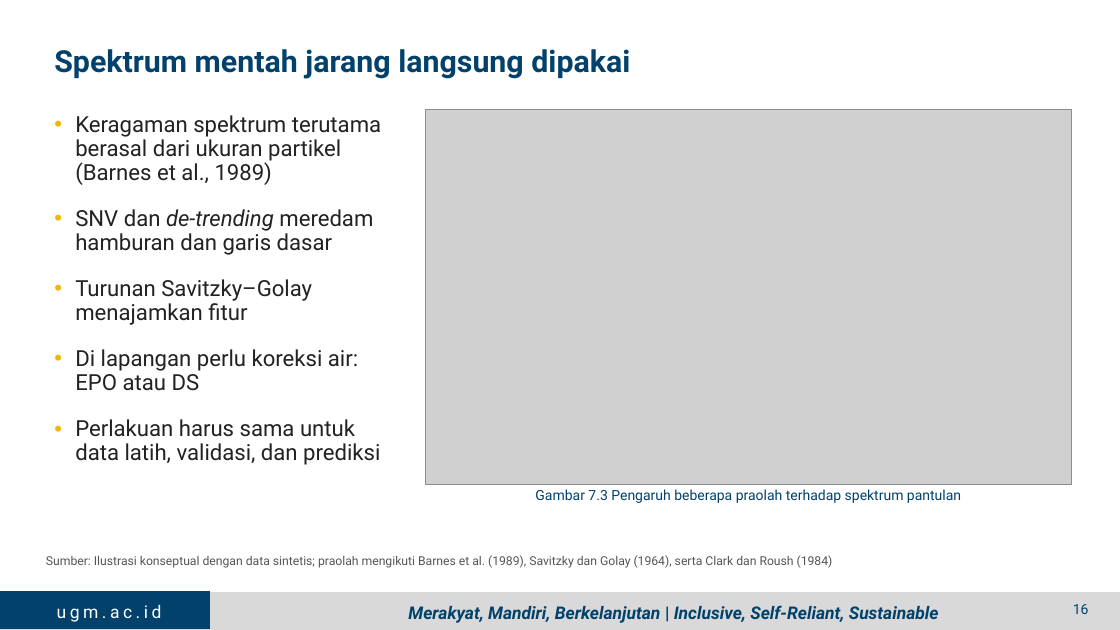
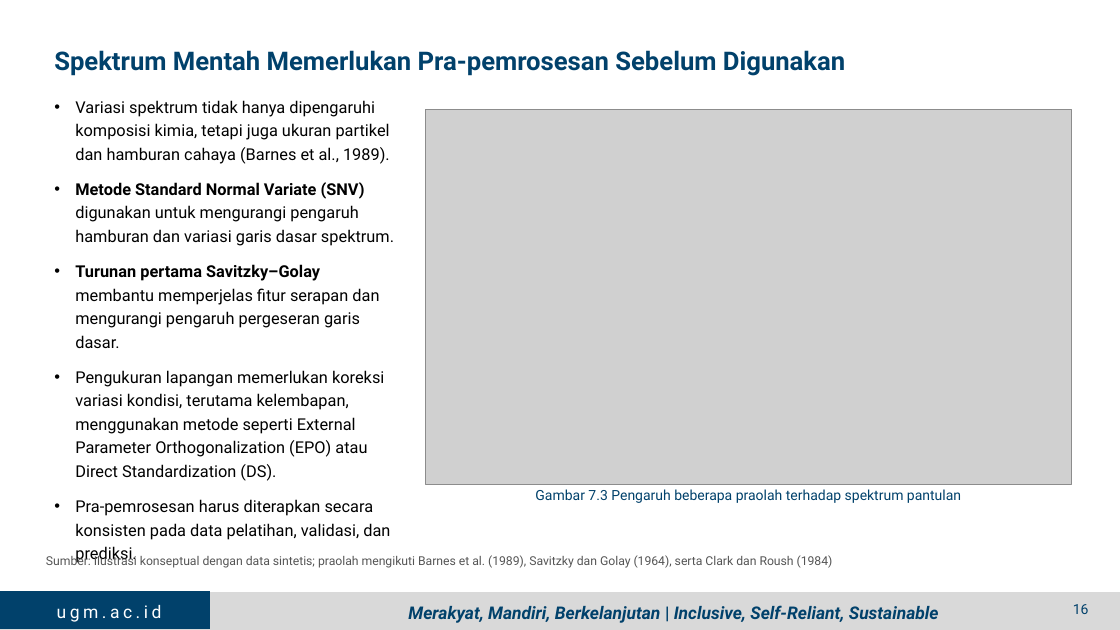
Before and after one commit to jhnhp/SMART, a slide deck: slide 14 of Output/Presentasi/PPT_4_Dr_Pandu_Proximal_Soil_Sensing.pptx (slide 16 before the commit). Drawn at 1120x630 pixels with LibreOffice and Linux fonts; fonts in the diff are those of the drawing; grey boxes stand for pictures; background and template pictures are left out. Boxes give left, top, right and bottom in pixels: in the first picture for what was removed or moved away, otherwise in the second. Text is boxed around its words. In the diff, an @@ line names an element or a change of style, - is before the commit and + after.

```diff
--- a/Output/Presentasi/PPT_4_Dr_Pandu_Proximal_Soil_Sensing.pptx
+++ b/Output/Presentasi/PPT_4_Dr_Pandu_Proximal_Soil_Sensing.pptx
@@ title at (54, 50, 845, 76): text changed; size 26 to 22 pt @@
-Spektrum mentah jarang langsung dipakai
+Spektrum Mentah Memerlukan Pra-pemrosesan Sebelum Digunakan
@@ text at (75, 100, 394, 516): text changed; size 19 to 14 pt; text colour #222222 to #000000 @@
-• Keragaman spektrum terutama berasal dari ukuran partikel (Barnes et al., 1989)
-• SNV dan de-trending meredam hamburan dan garis dasar
-• Turunan Savitzky–Golay menajamkan fitur
-• Di lapangan perlu koreksi air: EPO atau DS
-• Perlakuan harus sama untuk data latih, validasi, dan prediksi
+• Variasi spektrum tidak hanya dipengaruhi komposisi kimia, tetapi juga ukuran partikel dan hamburan cahaya (Barnes et al., 1989).
+• Metode Standard Normal Variate (SNV) digunakan untuk mengurangi pengaruh hamburan dan variasi garis dasar spektrum.
+• Turunan pertama Savitzky–Golay membantu memperjelas fitur serapan dan mengurangi pengaruh pergeseran garis dasar.
+• Pengukuran lapangan memerlukan koreksi variasi kondisi, terutama kelembapan, menggunakan metode seperti External Parameter Orthogonalization (EPO) atau Direct Standardization (DS).
+• Pra-pemrosesan harus diterapkan secara konsisten pada data pelatihan, validasi, dan prediksi.
```
Also in this commit, not shown: 14 other slides changed, 6 slides removed, 12 other files.
